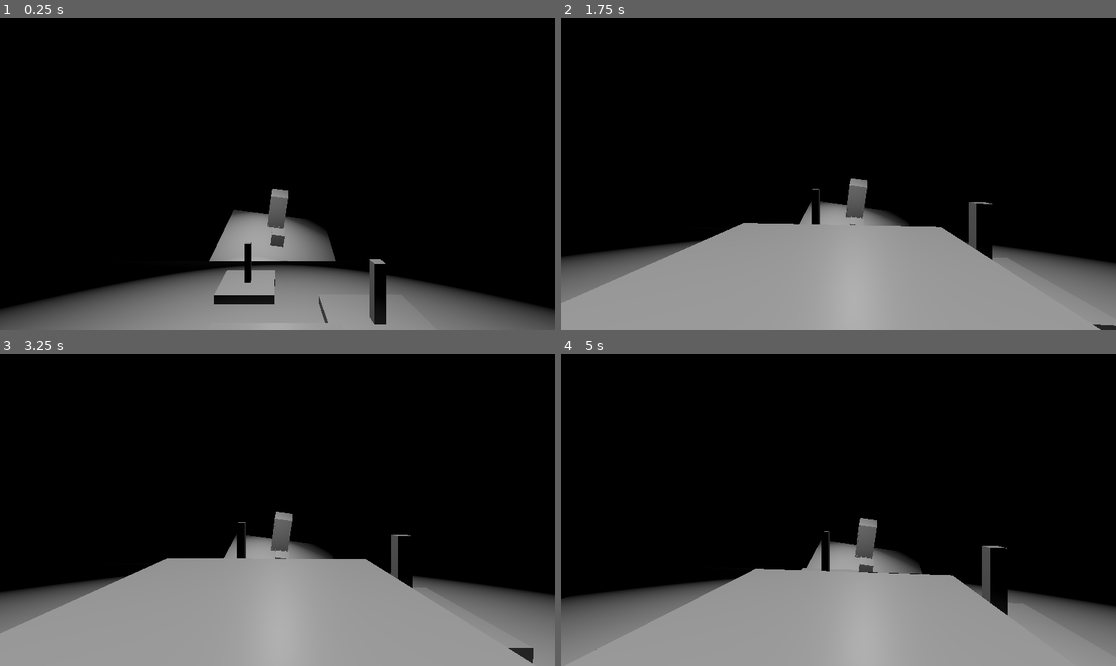
Above: before the commit, frames 1-4 (two rows, left to right).
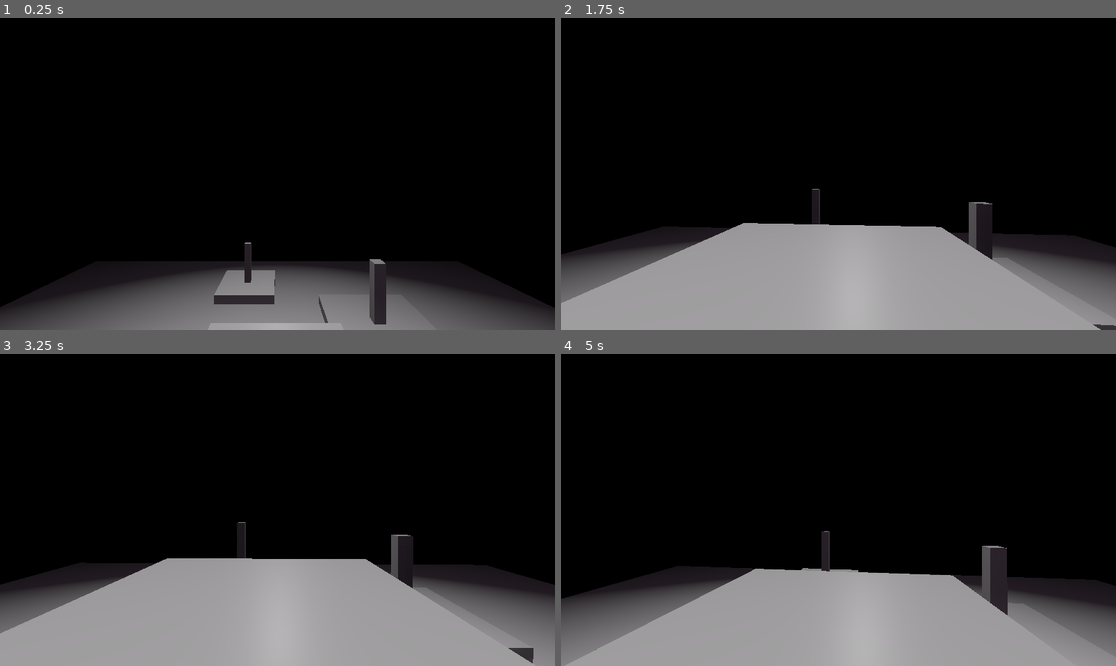
Above: after the commit, the same moments.

Repository: hextraza/ld48-game
Game: Godot game, scene res://Main.tscn
The game is run twice, just before and just after one commit, with the same random seed, the same clock (stepped at 60 frames per second) and the same inputs. Sound files missing from this copy of the repository are replaced by a short silence.
Inputs (mouse positions are in pixels of both pictures, inside the frame that each line leads up to):
- Up to frame 1 (0.25 s): no input
- Up to frame 2 (1.75 s): move the mouse to (866, 174) at 0.52 s; hold E (player_interact) 0.53-1.28 s; hold W (player_forward) from 0.53 s (still down); tap Space (player_jump) at 0.77, 1.52 s; move the mouse to (810, 174) at 1.27 s; right-click (810, 174) at 1.35 s
- Up to frame 3 (3.25 s): keep holding W (player_forward); move the mouse to (288, 503) at 2.02 s; hold E (player_interact) 2.03-2.78 s; tap Enter at 2.75 s; move the mouse to (271, 516) at 2.77 s; right-click (271, 516) at 2.85 s; tap Space (player_jump) at 3.02 s
- Up to frame 4 (5 s): keep holding W (player_forward); move the mouse to (877, 513) at 3.52 s; hold E (player_interact) 3.53-4.28 s; tap Space (player_jump) at 3.77, 4.52 s; move the mouse to (794, 506) at 4.27 s; right-click (794, 506) at 4.35 s

The runs differ from the first frame. In frame 1, 8.1% of the frame differs, in the area x 0-100%, y 54-97%; in frame 2, 4.0%; in frame 3, 4.0%; in frame 4, 4.6%.

Commit message:
fog and ambient occlusion

Diff:
--- a/Main.tscn
+++ b/Main.tscn
@@ -8,11 +8,30 @@
 [ext_resource path="res://Entities/Interactable/Objects/ObjectMove.tscn" type="PackedScene" id=6]
 [ext_resource path="res://Player/Radio/RadioClips/RadioAudioTest.wav" type="AudioStream" id=7]
 
-[sub_resource type="DynamicFont" id=1]
+[sub_resource type="Environment" id=1]
+ambient_light_color = Color( 0.2, 0.168627, 0.2, 1 )
+ambient_light_energy = 1.07
+fog_enabled = true
+fog_color = Color( 0, 0, 0, 1 )
+fog_depth_begin = 5.0
+fog_depth_end = 20.0
+fog_depth_curve = 0.482971
+fog_height_max = 20.0
+ssao_enabled = true
+ssao_radius = 21.78
+ssao_intensity = 2.25
+dof_blur_near_distance = 0.01
+dof_blur_near_transition = 2156.37
+dof_blur_near_amount = 0.84
+
+[sub_resource type="DynamicFont" id=2]
 size = 30
 font_data = ExtResource( 5 )
 
 [node name="World" type="Spatial"]
+
+[node name="WorldEnvironment" type="WorldEnvironment" parent="."]
+environment = SubResource( 1 )
 
 [node name="UI" parent="." instance=ExtResource( 1 )]
 
--- a/Player/Radio/Radio.gd
+++ b/Player/Radio/Radio.gd
@@ -37,7 +37,6 @@
 
 func finished() -> void:
 	is_pending = false
-	radio_audio.stream = null
 
 # Called every frame. 'delta' is the elapsed time since the previous frame.
 func _process(delta) -> void:
@@ -70,5 +69,10 @@
 				lowering()
 
 			if radio_audio.stream:
-				if radio_audio.get_playback_position() >= radio_audio.stream.get_length():
+				if radio_audio.get_playback_position() >= radio_audio.stream.get_length() * 0.9:
 					finished()
+
+
+
+func _on_RadioAudio_finished():
+	radio_audio.stream = null
--- a/Player/Radio/Radio.tscn
+++ b/Player/Radio/Radio.tscn
@@ -35,3 +35,5 @@
 
 [node name="RadioWhiteNoise" type="AudioStreamPlayer3D" parent="PathFollow"]
 stream = ExtResource( 4 )
+
+[connection signal="finished" from="PathFollow/RadioAudio" to="PathFollow" method="_on_RadioAudio_finished"]
Not shown: 2 places in Main.tscn that only renumber resources
